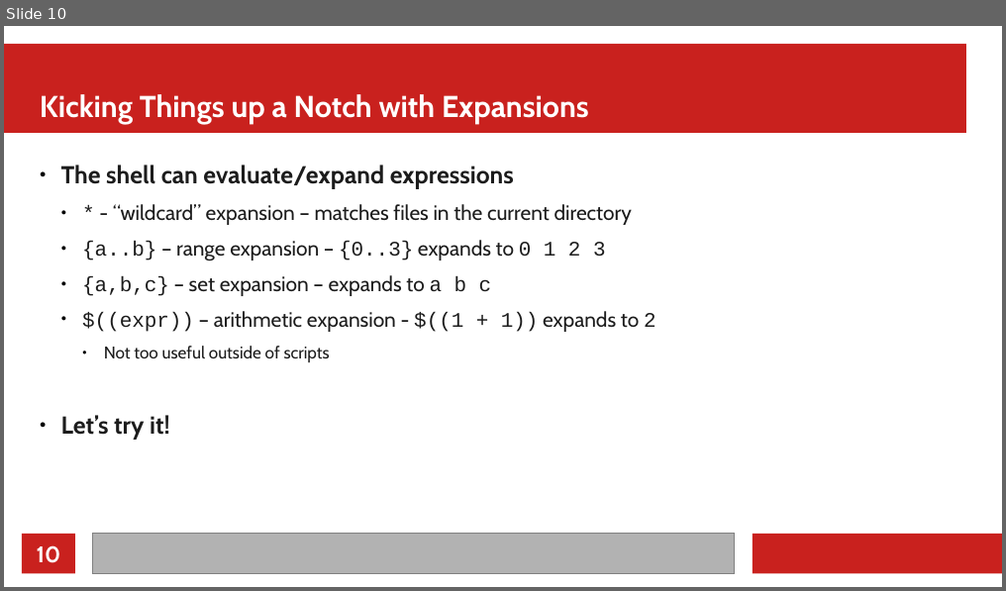
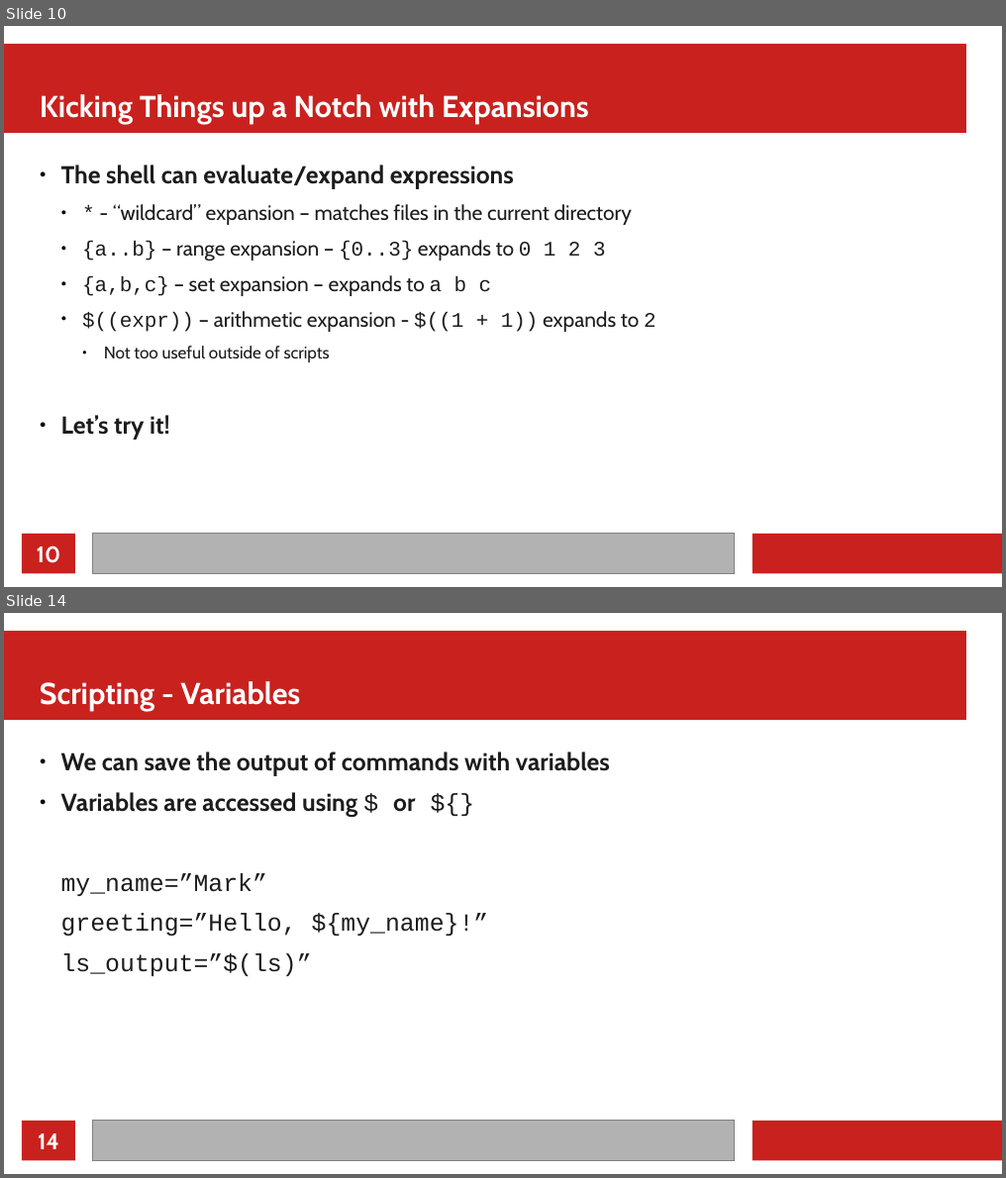
Before and after one commit to MarkusG/UCI-Slides, a slide deck: CLI.odp. Shown one above the other, each under a label of ours: slide 10 before the commit, slides 10 and 14 after it; the slides between them are not shown. The pictures are 1006x591 and 1006x1178 pixels, drawn with LibreOffice and Linux fonts; fonts in the diff are those of the drawing. Boxes give left, top, right and bottom in pixels: in the first picture for what was removed or moved away, otherwise in the second. Text is boxed around its words. In the diff, an @@ line names an element or a change of style, - is before the commit and + after.

Commit message:
Add scripting slides

```diff
--- a/CLI.odp
+++ b/CLI.odp
@@ slide 14 added at <box>4,613,1002,1174</box>, background #FFFFFF; not listed: 4 template elements that a slide beside it also shows @@
@@ title added at <box>40,681,301,711</box>, 24 pt, text #FFFFFF, bold @@
+Scripting - Variables
@@ text added at <box>61,752,610,976</box>, 19.5 pt, text #1C1C1C, bold @@
+● We can save the output of commands with variables
+● Variables are accessed using $ or ${}
+my_name=”Mark”
+greeting=”Hello, ${my_name}!”
+ls_output=”$(ls)”
@@ page number added at <box>38,1134,59,1150</box>, 18 pt, text #FFFFFF, bold @@
+14
```
Also in this commit, not shown: 4 slides changed, 2 other slides added, 1 other file.
